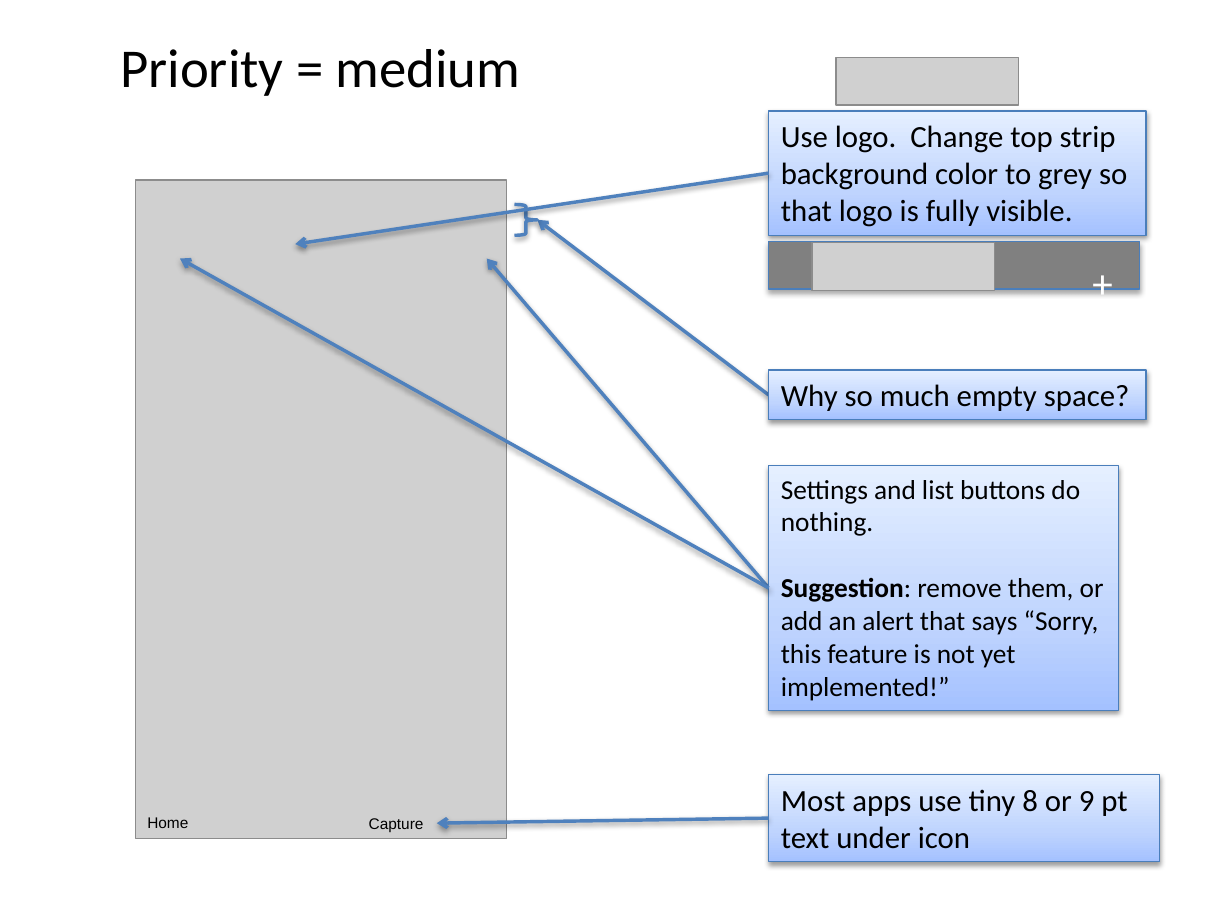
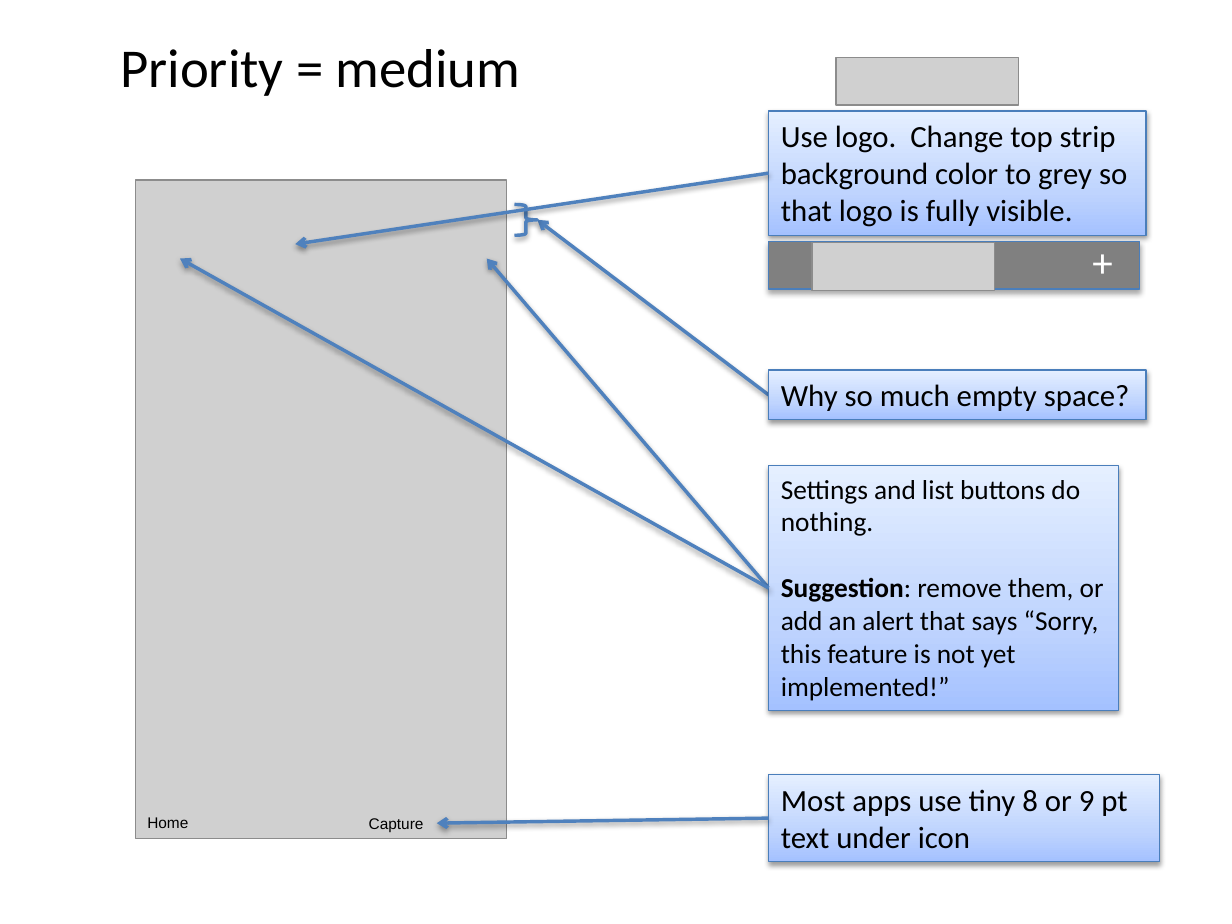
Before and after one commit to phylotastic/Pt_Mobile_Application, a slide deck: slide 5 of design/mobile_app_mvp_priorities.pptx. Drawn at 1232x924 pixels with LibreOffice and Linux fonts; fonts in the diff are those of the drawing; grey boxes stand for pictures. Boxes give left, top, right and bottom in pixels: in the first picture for what was removed or moved away, otherwise in the second. Text is boxed around its words. In the diff, an @@ line names an element or a change of style, - is before the commit and + after.

```diff
--- a/design/mobile_app_mvp_priorities.pptx
+++ b/design/mobile_app_mvp_priorities.pptx
@@ text "+" rewrapped from [1080,251,1126,313] to [1080,230,1140,292] @@
```
Also in this commit, not shown: 4 other slides changed.
